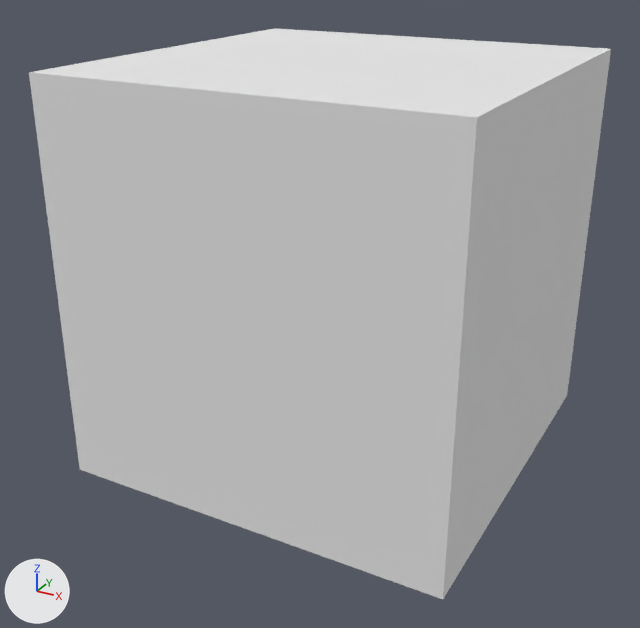
One commit to the Blender file src/main/resources/models/box.blend: the scene before it, then after it.
The view is the same before and after, from a 50 mm lens placed at (3.91, -7.6, 3.15), pointed at (-0.1, -0.3, -0.5). Every picture has the same lights, and +X, +Y and +Z are marked at lower left.
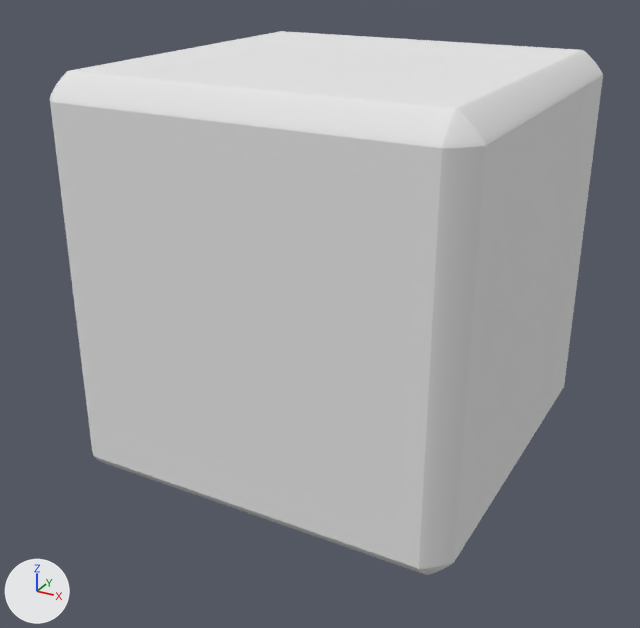
The change, as JSON lines over the scene's bpy script:
```json
{"op": "add", "block": "ob_box", "code": "_m = ob_box.modifiers.new('Bevel', 'BEVEL')"}
{"op": "add", "block": "ob_box", "code": "_m.width = 0.23"}
{"op": "add", "block": "ob_box", "code": "_m.width_pct = 0.23"}
{"op": "add", "block": "ob_box", "code": "_m.segments = 23"}
{"op": "add", "block": "ob_box", "code": "_m.limit_method = 'NONE'"}
{"op": "add", "block": "ob_box", "code": "_m.profile = 0.309"}
{"op": "add", "block": "ob_box", "code": "_m.spread = 0.0"}
```

What differs and where, as boxes [x1, y1, x2, y2] in the pictures (640 x 628 px):
```json
{"object": "box", "change": "modifiers changed", "before": [29, 28, 611, 599], "after": [50, 31, 603, 575]}
```
